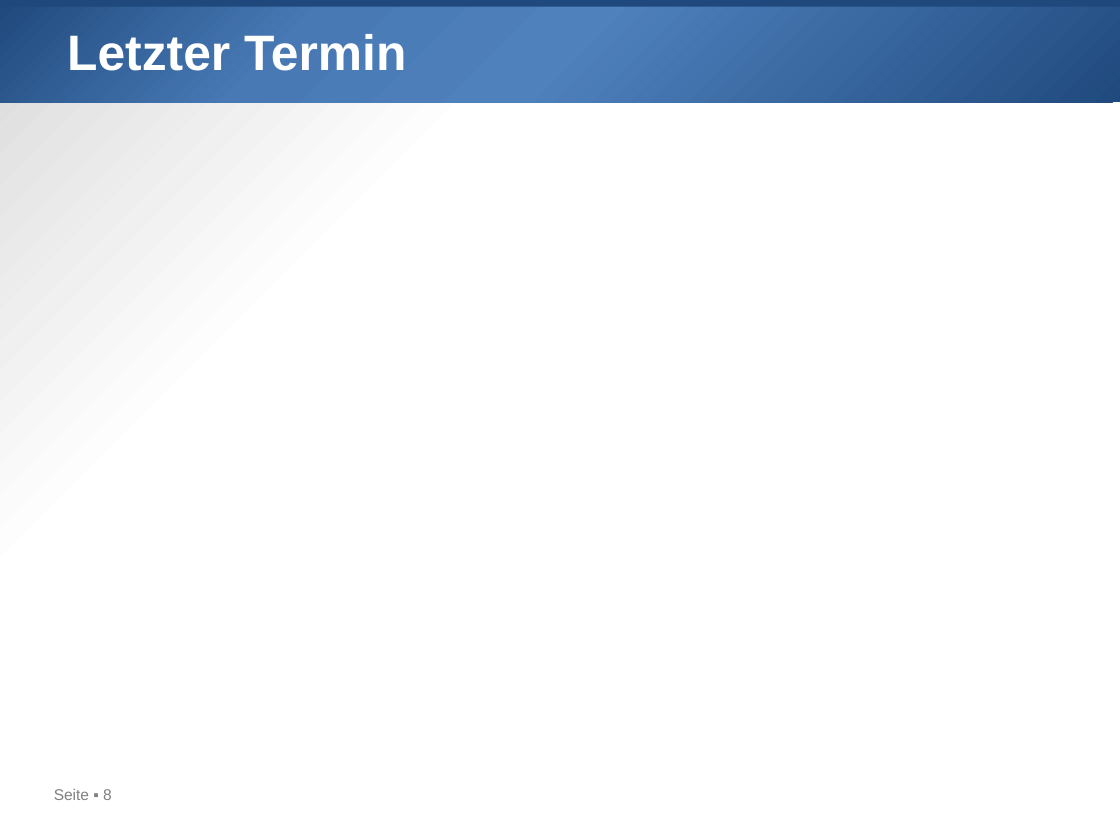
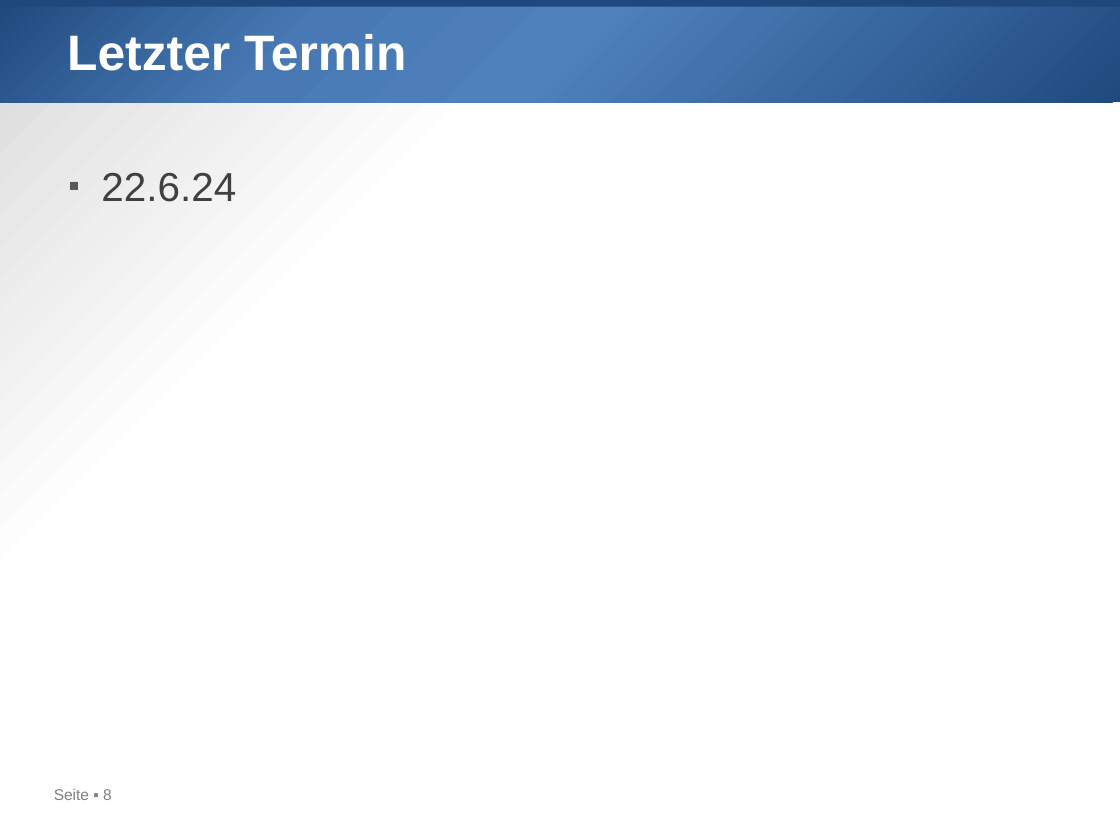
Before and after one commit to htl-leo/iot-samstag, a slide deck: slide 8 of 2024-04-06/01_programm.pptx. Drawn at 1120x840 pixels with LibreOffice and Linux fonts; fonts in the diff are those of the drawing. Boxes give left, top, right and bottom in pixels: in the first picture for what was removed or moved away, otherwise in the second. Text is boxed around its words. In the diff, an @@ line names an element or a change of style, - is before the commit and + after.

```diff
--- a/2024-04-06/01_programm.pptx
+++ b/2024-04-06/01_programm.pptx
@@ text added at (101, 173, 236, 202), 26 pt, text #404040 @@
+▪ 22.6.24
```
Also in this commit, not shown: 10 other files.
